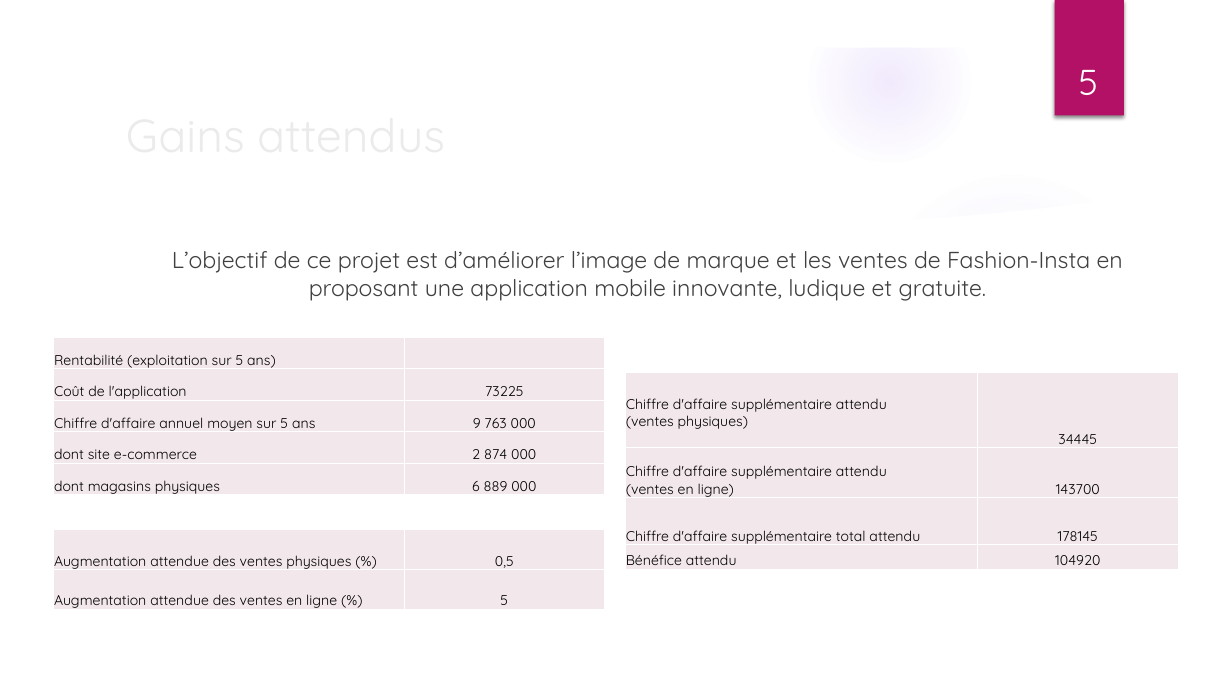
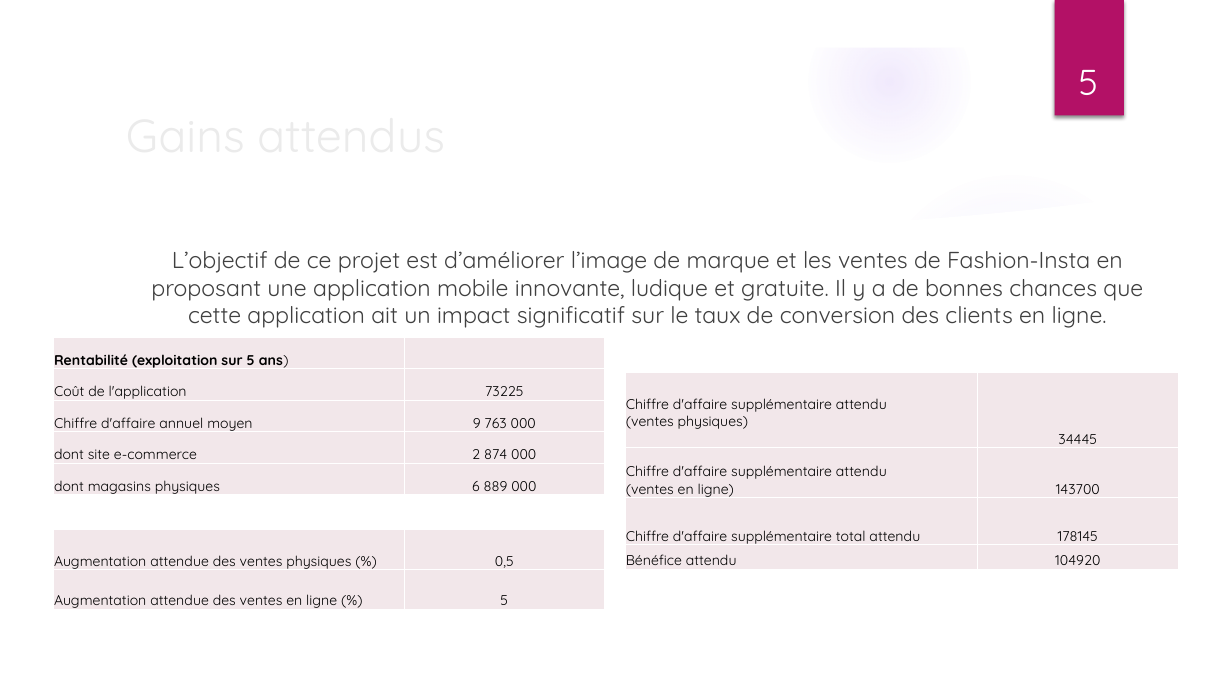
Before and after one commit to ThibaultDieudonne/Cadrage-d-un-projet-IA, a slide deck: slide 5 of Dieudonné_Thibault_5_presentation_072022.pptx. Drawn at 1232x693 pixels with LibreOffice and Linux fonts; fonts in the diff are those of the drawing; background and template pictures are left out. Boxes give left, top, right and bottom in pixels: in the first picture for what was removed or moved away, otherwise in the second. Text is boxed around its words. In the diff, an @@ line names an element or a change of style, - is before the commit and + after.

```diff
--- a/Dieudonné_Thibault_5_presentation_072022.pptx
+++ b/Dieudonné_Thibault_5_presentation_072022.pptx
@@ text at [151,251,1143,328]: text changed @@
-L’objectif de ce projet est d’améliorer l’image de marque et les ventes de Fashion-Insta en proposant une application mobile innovante, ludique et gratuite.
+L’objectif de ce projet est d’améliorer l’image de marque et les ventes de Fashion-Insta en proposant une application mobile innovante, ludique et gratuite. Il y a de bonnes chances que cette application ait un impact significatif sur le taux de conversion des clients en ligne.
@@ table at [54,337,605,498] @@
-row 3, column 1: Chiffre d'affaire annuel moyen sur 5 ans
+row 3, column 1: Chiffre d'affaire annuel moyen
@@ bold on in "Rentabilité (exploitation sur 5 ans)" @@
```
Also in this commit, not shown: 5 other slides changed, 1 other file.
